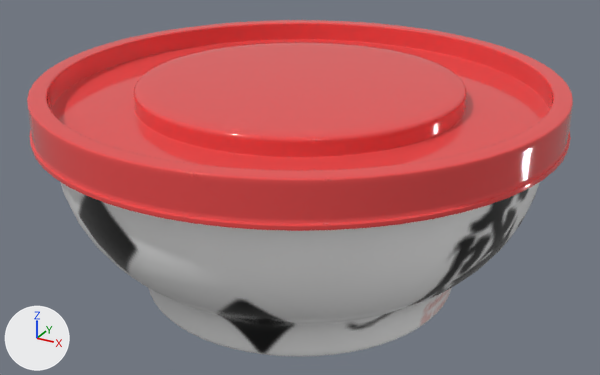
The glTF model public/models/1473.glb, before and after one commit.
Before and after are seen from a 50 mm lens placed at (87.8, -160.1, 77.2), pointed at (-1.1, 1.6, -3.7). Arrows for +X, +Y and +Z are at lower left; the lights stay in place. The first picture is the older version. Where no turn or scale is listed for an object, it has been applied to the vertices.

Objects in the first picture: '盖子', '贴图'.
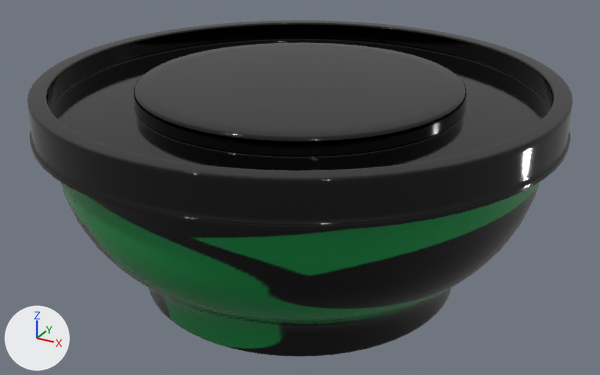
Boxes [x1, y1, x2, y2] around the edits, measured in the pictures (600 x 375 px):
'盖子', surface changed (red to grey): [27, 20, 573, 231] in both
'贴图', surface changed (darker): [60, 182, 540, 357] in both

The change, as a list of edits to the scene's bpy script:
```text
Add img_ap_watermark:
    img_ap_watermark = load_image('AP_Watermark', '_unpacked/AP_Watermark', 300, 222, 'sRGB')
Change mat_material__27:
    remove mat_material__27.base_color = (0.851, 0.0745, 0.0745)  # red #ee4d4d
    add mat_material__27.texture = img_ap_watermark
Change mat_material__28:
    mat_material__28.texture: img_96415db2_4174_4ff0_9572_9ed058f702b6 -> img_ap_watermark
```
